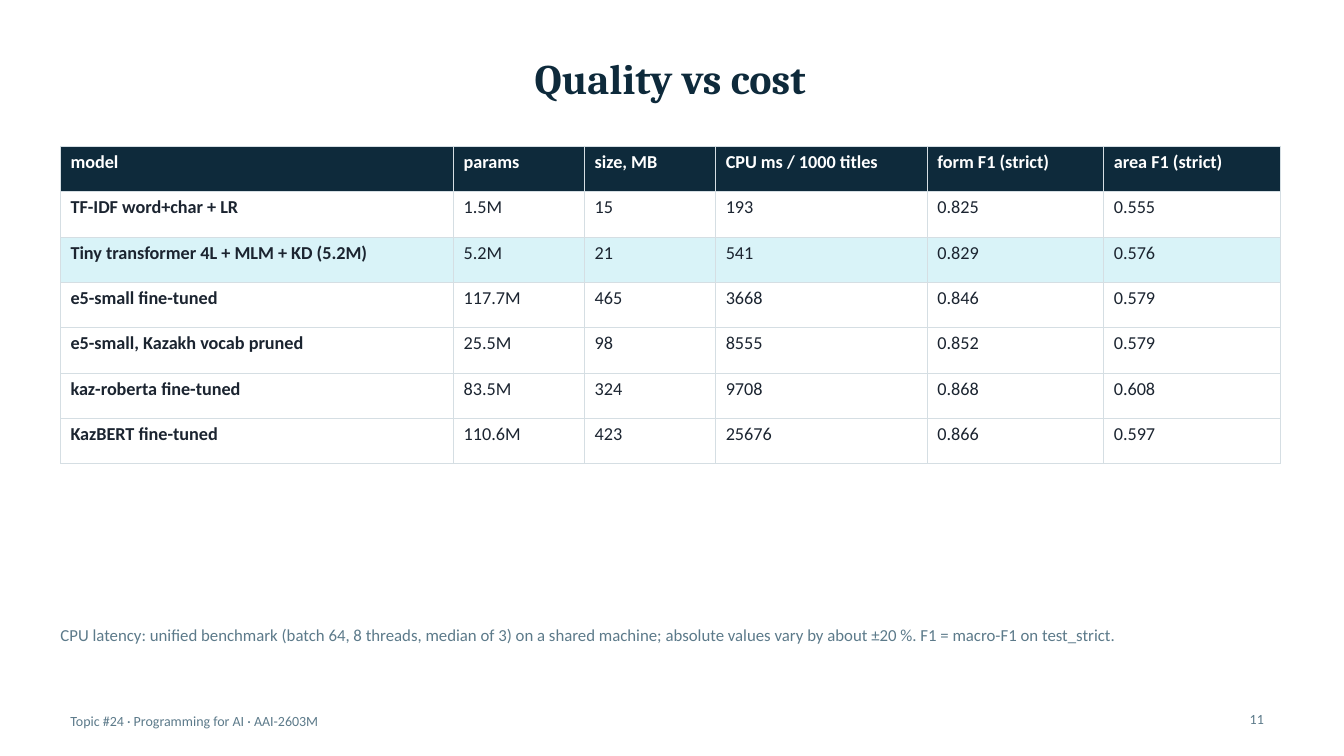
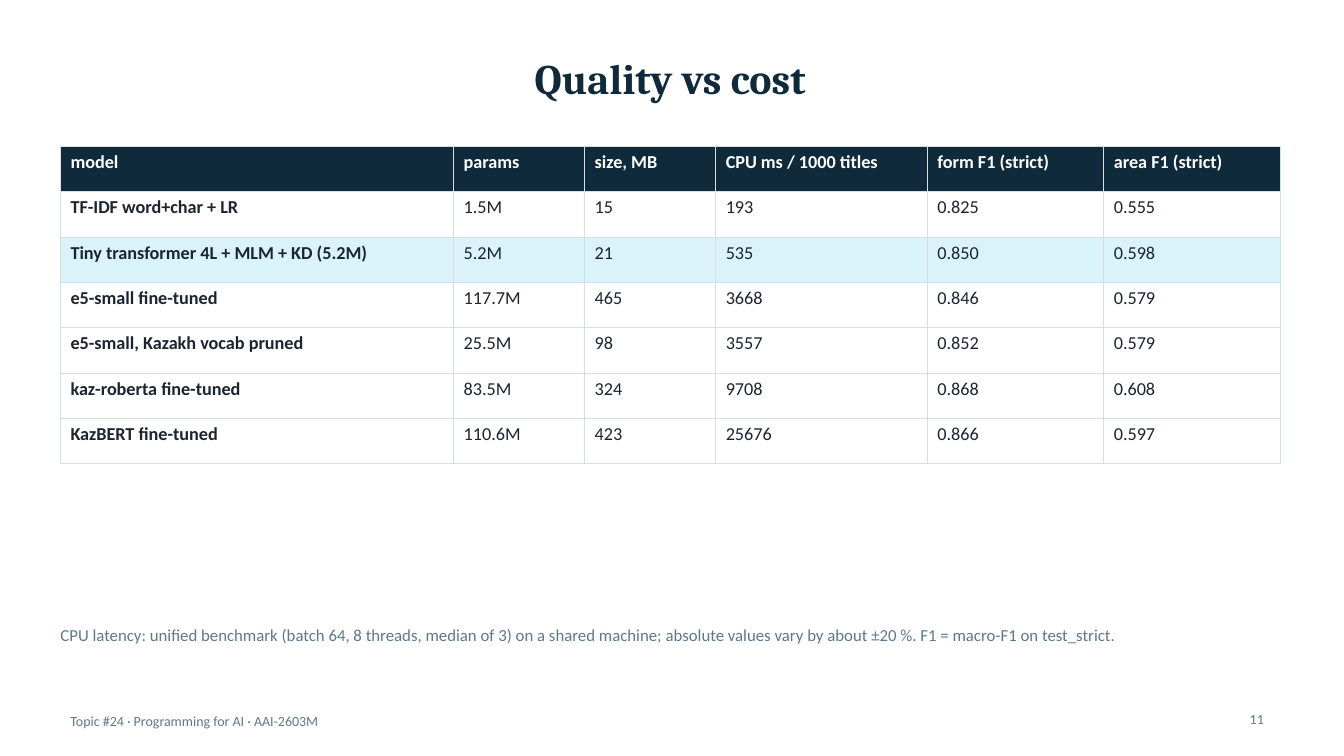
Before and after one commit to Na-Ilyas/Kazakh_legal_acts_classification, a slide deck: slide 11 of reports/presentation.pptx. Drawn at 1344x756 pixels with LibreOffice and Linux fonts; fonts in the diff are those of the drawing. Boxes give left, top, right and bottom in pixels: in the first picture for what was removed or moved away, otherwise in the second. Text is boxed around its words. In the diff, an @@ line names an element or a change of style, - is before the commit and + after.

Commit message:
Final results: two-teacher distilled tiny model, KazBERT, review round 3 fixes, report/deck/README refresh

```diff
--- a/reports/presentation.pptx
+++ b/reports/presentation.pptx
@@ table at (60, 146, 1280, 444) @@
-row 3: Tiny transformer 4L + MLM + KD (5.2M) | 5.2M | 21 | 541 | 0.829 | 0.576
+row 3: Tiny transformer 4L + MLM + KD (5.2M) | 5.2M | 21 | 535 | 0.850 | 0.598
-row 5, column 4: 8555
+row 5, column 4: 3557
```
Also in this commit, not shown: 5 other slides changed, 39 other files.
